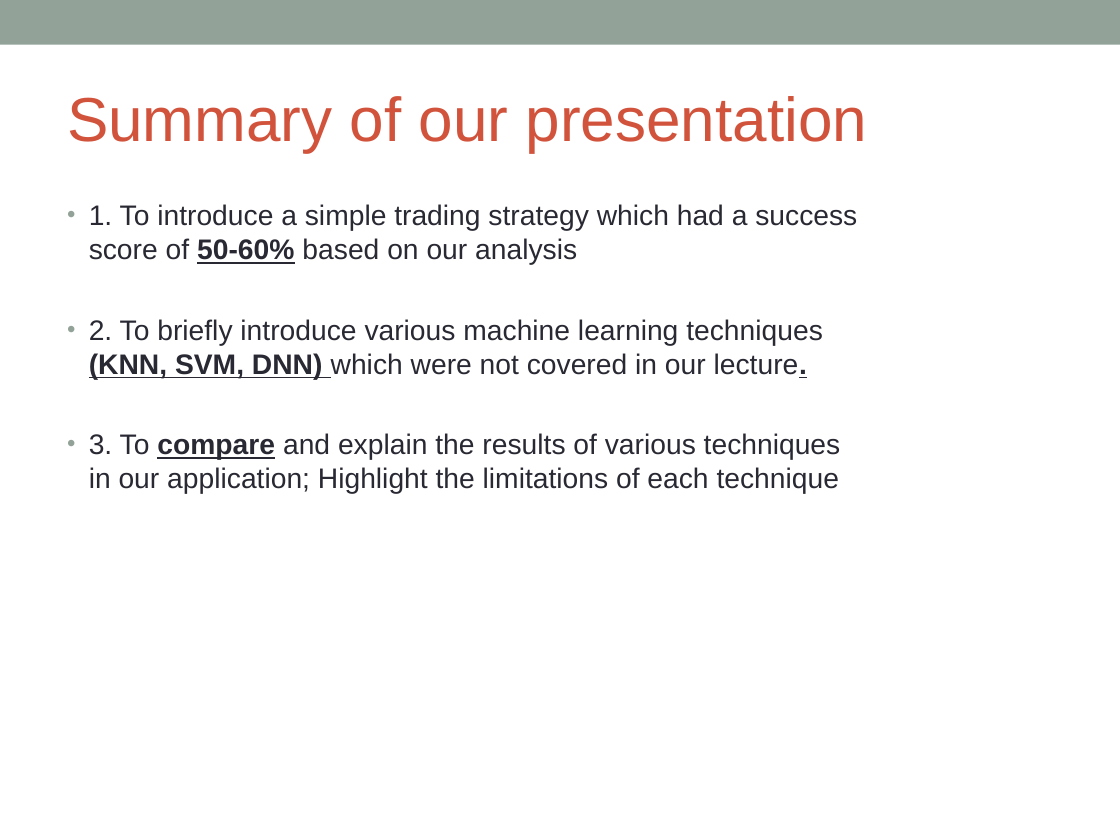
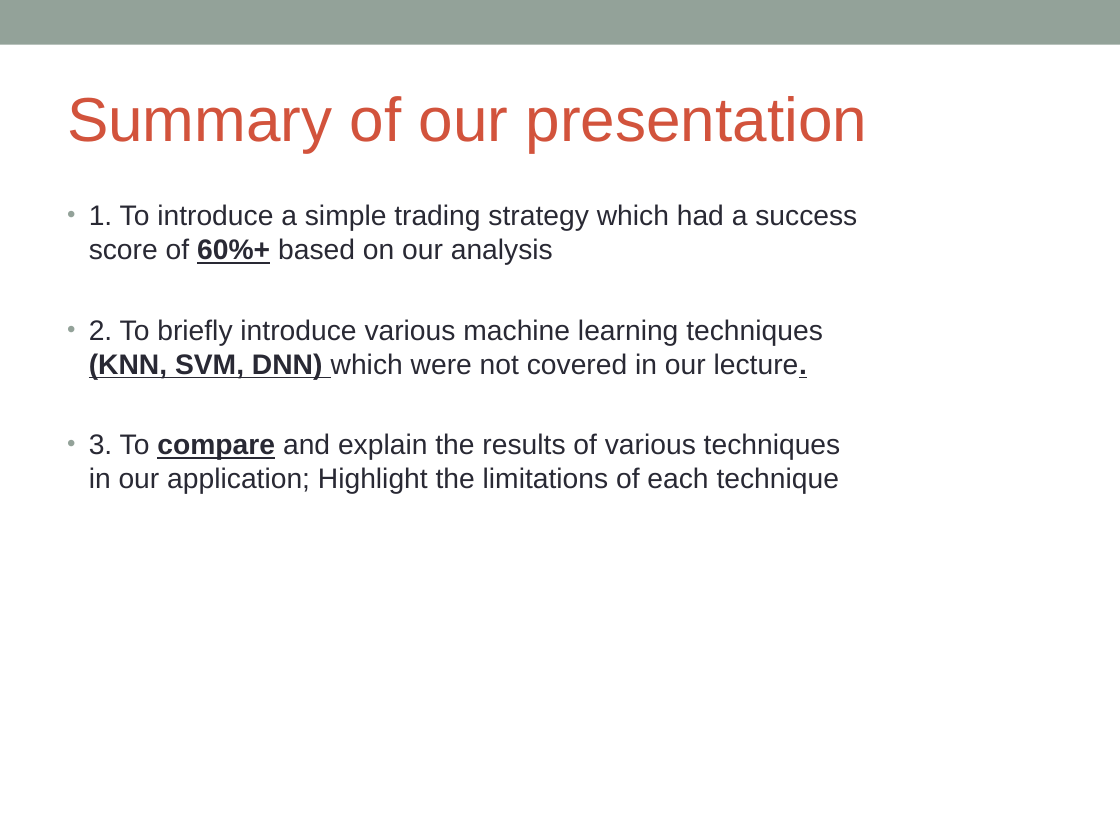
Before and after one commit to gafung/CIML, a slide deck: slide 2 of CIML presentation (Apr 18).ppt. Drawn at 1120x840 pixels with LibreOffice and Linux fonts; fonts in the diff are those of the drawing. Boxes give left, top, right and bottom in pixels: in the first picture for what was removed or moved away, otherwise in the second. Text is boxed around its words. In the diff, an @@ line names an element or a change of style, - is before the commit and + after.

```diff
--- a/CIML presentation (Apr 18).ppt
+++ b/CIML presentation (Apr 18).ppt
@@ text at box(89, 204, 857, 265): text changed @@
-• 1. To introduce a simple trading strategy which had a success score of 50-60% based on our analysis
+• 1. To introduce a simple trading strategy which had a success score of 60%+ based on our analysis
```
